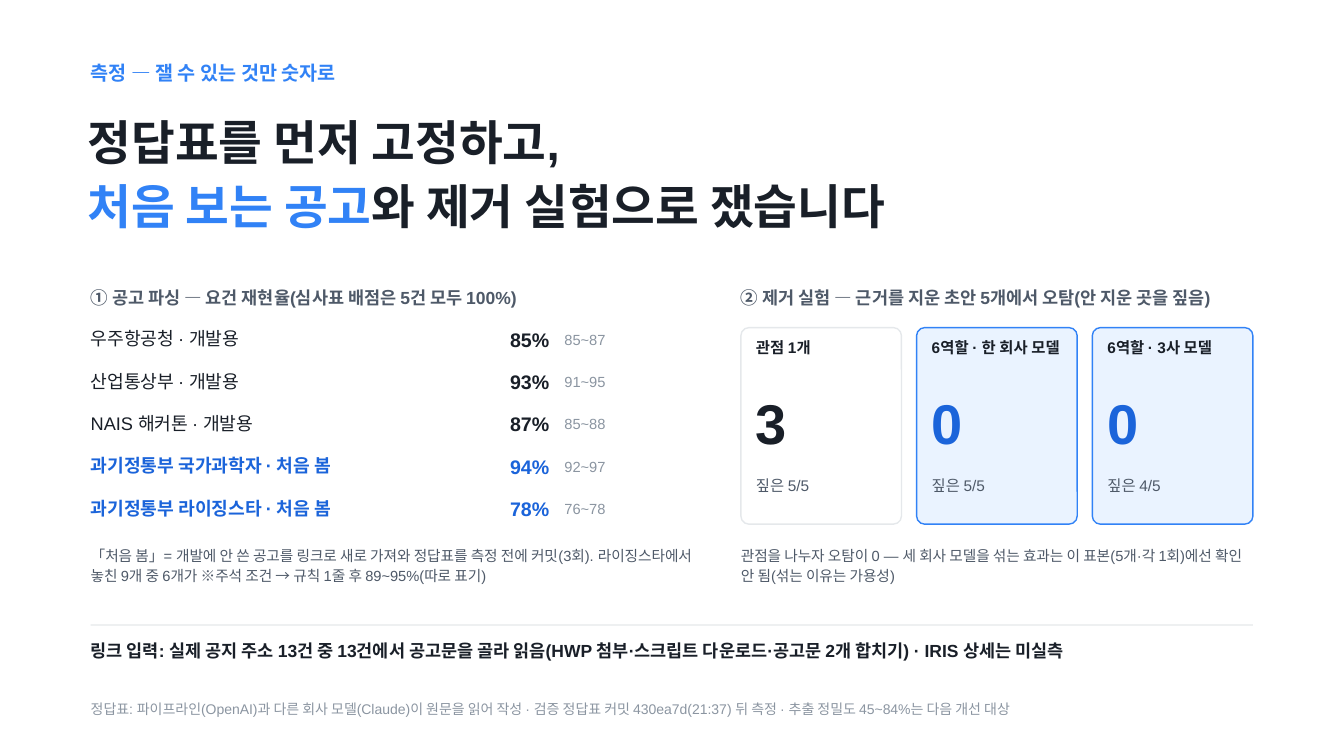
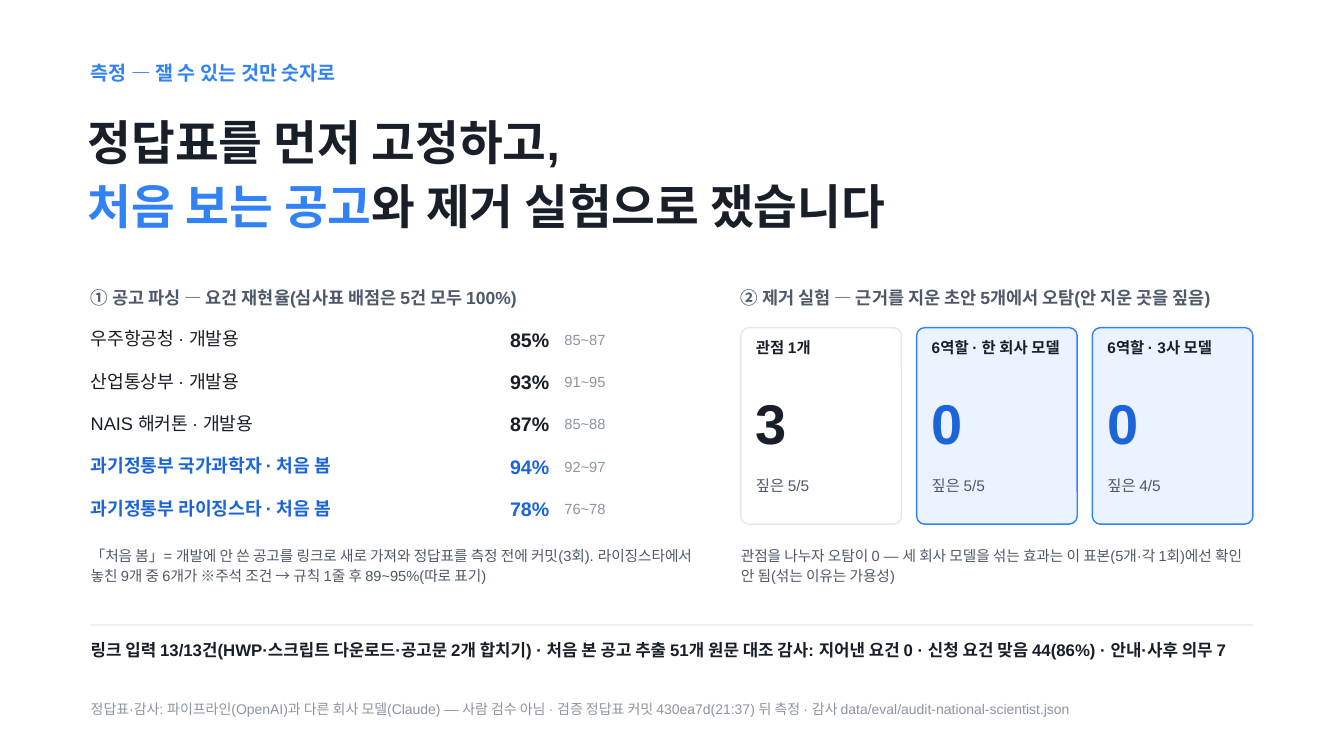
Before and after one commit to Ryugi62/rfp-to-fit, a slide deck: slide 9 of deliver/deck/RFP-to-Fit_루미아.pptx. Drawn at 1344x756 pixels with LibreOffice and Linux fonts; fonts in the diff are those of the drawing. Boxes give left, top, right and bottom in pixels: in the first picture for what was removed or moved away, otherwise in the second. Text is boxed around its words. In the diff, an @@ line names an element or a change of style, - is before the commit and + after.

```diff
--- a/deliver/deck/RFP-to-Fit_루미아.pptx
+++ b/deliver/deck/RFP-to-Fit_루미아.pptx
@@ text at (91, 641, 1226, 660): text changed; size 12.5 to 12 pt @@
-링크 입력: 실제 공지 주소 13건 중 13건에서 공고문을 골라 읽음(HWP 첨부·스크립트 다운로드·공고문 2개 합치기) · IRIS 상세는 미실측
+링크 입력 13/13건(HWP·스크립트 다운로드·공고문 2개 합치기) · 처음 본 공고 추출 51개 원문 대조 감사: 지어낸 요건 0 · 신청 요건 맞음 44(86%) · 안내·사후 의무 7
@@ text at (91, 702, 1070, 717): text changed @@
-정답표: 파이프라인(OpenAI)과 다른 회사 모델(Claude)이 원문을 읽어 작성 · 검증 정답표 커밋 430ea7d(21:37) 뒤 측정 · 추출 정밀도 45~84%는 다음 개선 대상
+정답표·감사: 파이프라인(OpenAI)과 다른 회사 모델(Claude) — 사람 검수 아님 · 검증 정답표 커밋 430ea7d(21:37) 뒤 측정 · 감사 data/eval/audit-national-scientist.json
```
Also in this commit, not shown: 4 other slides changed, 12 other files.
